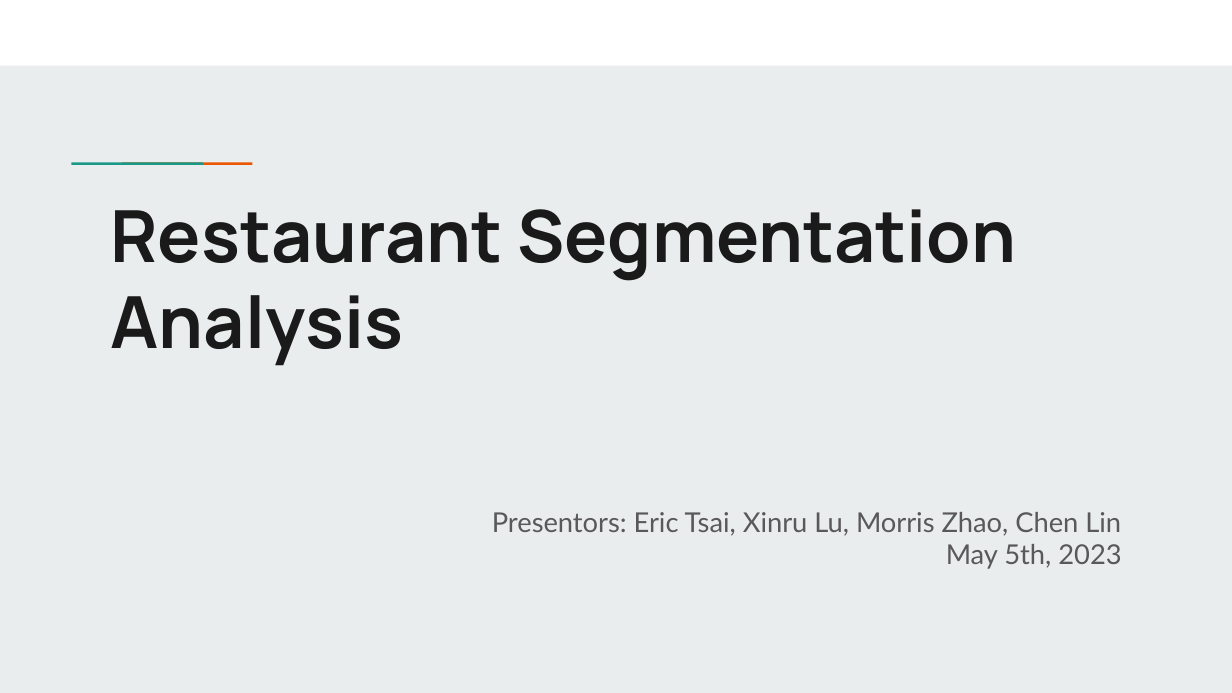
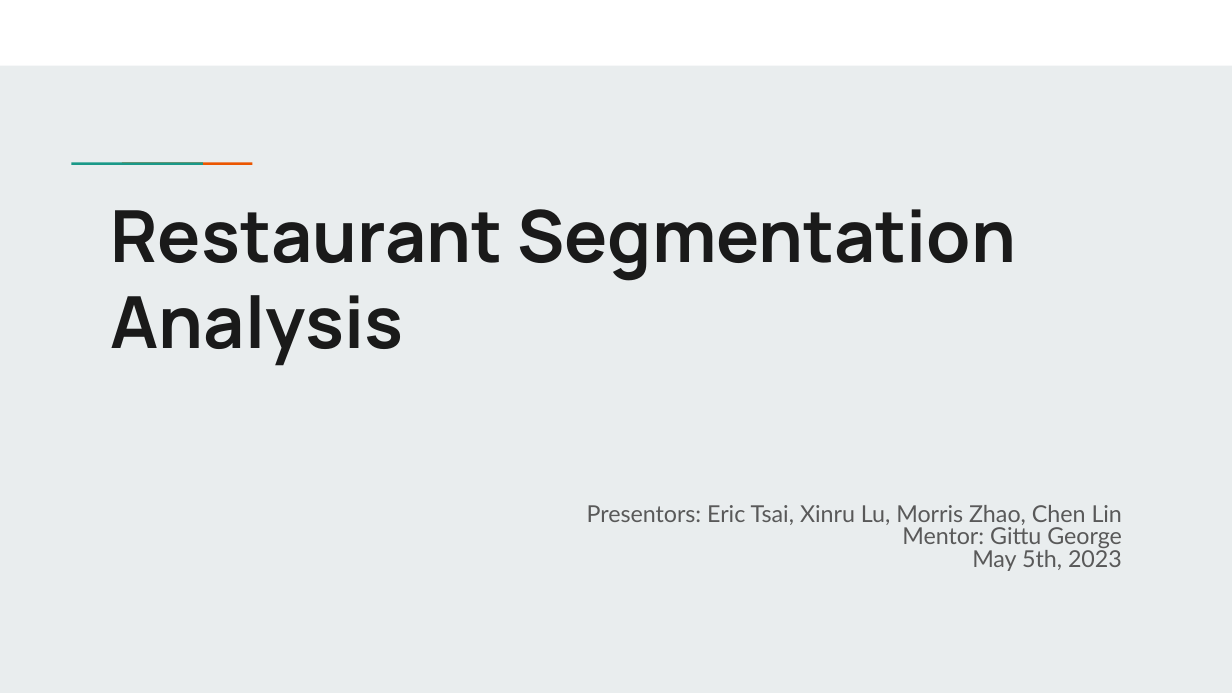
Before and after one commit to mozhao0331/Restaurant_Segmentation_Analysis, a slide deck: slide 1 of doc/Proposal Presentation.pptx. Drawn at 1232x693 pixels with LibreOffice and Linux fonts; fonts in the diff are those of the drawing. Boxes give left, top, right and bottom in pixels: in the first picture for what was removed or moved away, otherwise in the second. Text is boxed around its words. In the diff, an @@ line names an element or a change of style, - is before the commit and + after.

```diff
--- a/doc/Proposal Presentation.pptx
+++ b/doc/Proposal Presentation.pptx
@@ subtitle at bbox=[587, 505, 1122, 571]: size 16 to 13.6 pt in "Presentors: Eric Tsai, Xinru Lu, Morris Zhao, ...", "May 5th, 2023"; line spacing 1 to 0.8 @@
@@ subtitle at bbox=[902, 524, 1122, 548]: paragraph added @@
+Mentor: Gittu George
```
Also in this commit, not shown: 4 other slides changed, 2 slides added.
